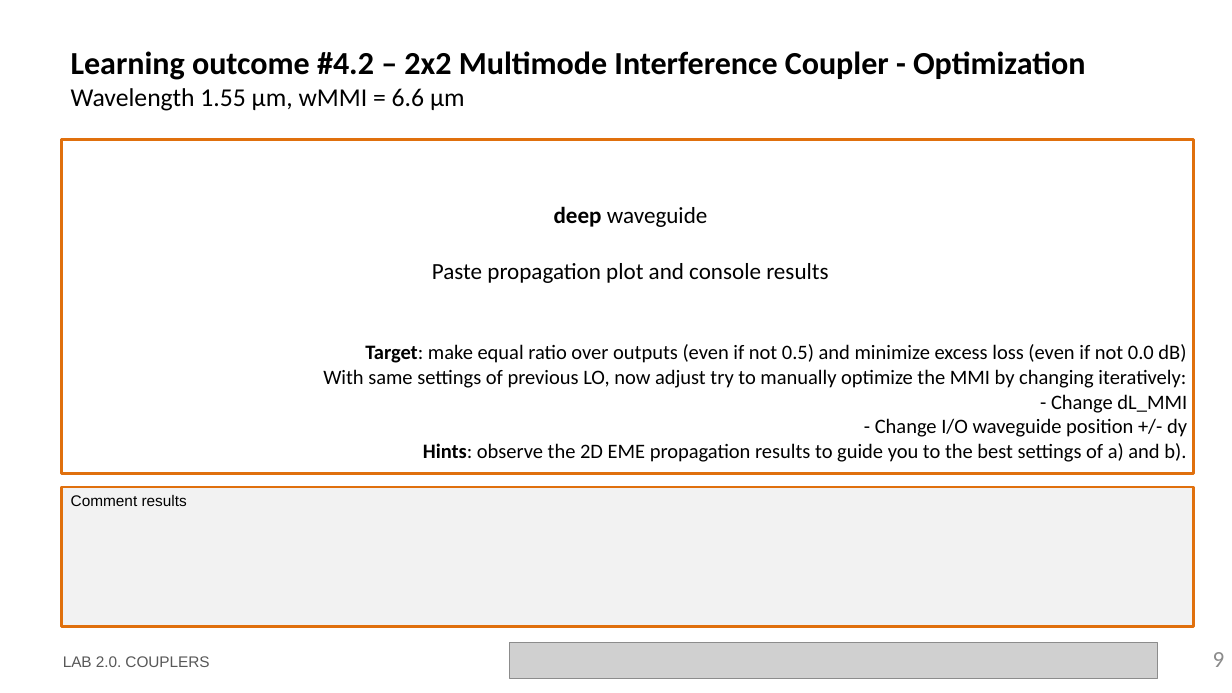
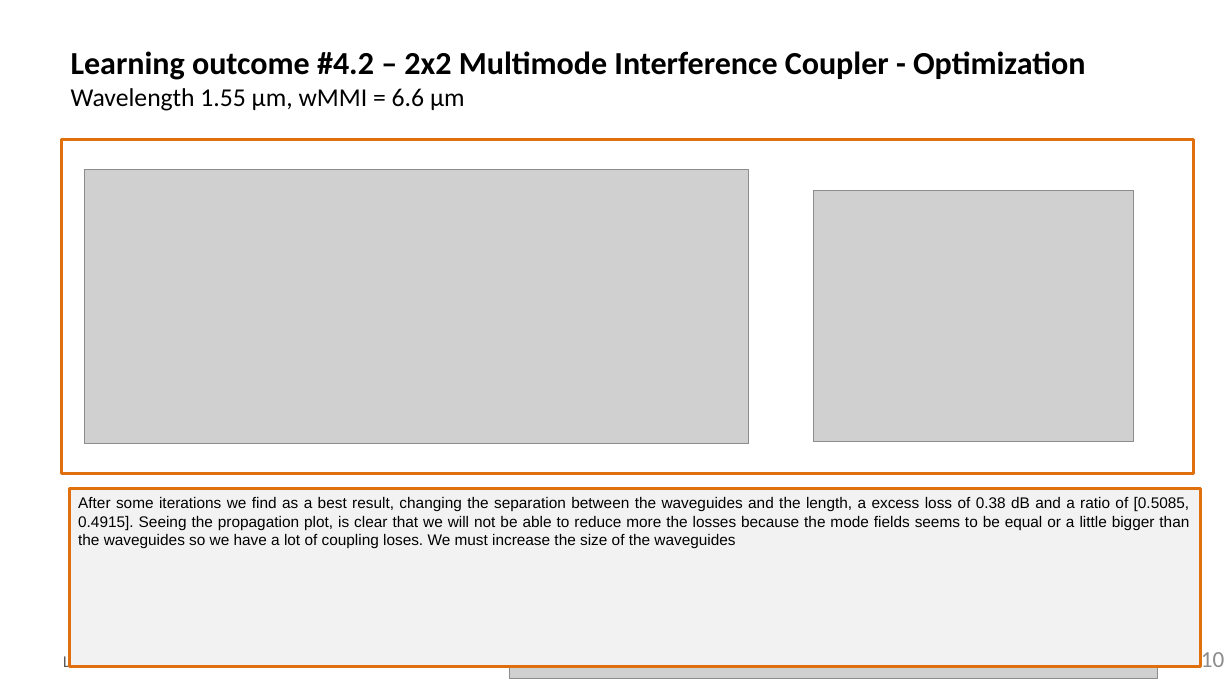
Before and after one commit to DBAEASE/pic-upv-lab2, a slide deck: slide 10 of LabBook_20.pptx (slide 9 before the commit). Drawn at 1232x693 pixels with LibreOffice and Linux fonts; fonts in the diff are those of the drawing; grey boxes stand for pictures; background and template pictures are left out. Boxes give left, top, right and bottom in pixels: in the first picture for what was removed or moved away, otherwise in the second. Text is boxed around its words. In the diff, an @@ line names an element or a change of style, - is before the commit and + after.

```diff
--- a/LabBook_20.pptx
+++ b/LabBook_20.pptx
@@ picture added at (85, 169, 750, 443) @@
@@ text removed at (323, 206, 1187, 462) @@
-deep waveguide
-Paste propagation plot and console results
-Target: make equal ratio over outputs (even if not 0.5) and minimize excess loss (even if not 0.0 dB)
-With same settings of previous LO, now adjust try to manually optimize the MMI by changing iteratively:
-- Change dL_MMI
-- Change I/O waveguide position +/- dy
-Hints: observe the 2D EME propagation results to guide you to the best settings of a) and b).
@@ picture added at (813, 190, 1134, 443) @@
@@ rectangle "After some iterations we find ...": place and size @@
-rectangle "After some iterations we find ..." at (62, 487, 1194, 627)
+rectangle "After some iterations we find ..." at (69, 489, 1202, 666)
@@ text in rectangle at (78, 497, 1190, 548): text changed @@
-Comment results
+After some iterations we find as a best result, changing the separation between the waveguides and the length, a excess loss of 0.38 dB and a ratio of [0.5085, 0.4915]. Seeing the propagation plot, is clear that we will not be able to reduce more the losses because the mode fields seems to be equal or a little bigger than the waveguides so we have a lot of coupling loses. We must increase the size of the waveguides
@@ page number at (1201, 648, 1224, 667): text changed @@
-9
+10
```
Also in this commit, not shown: 6 other slides changed, 2 slides added, 2 other files.
